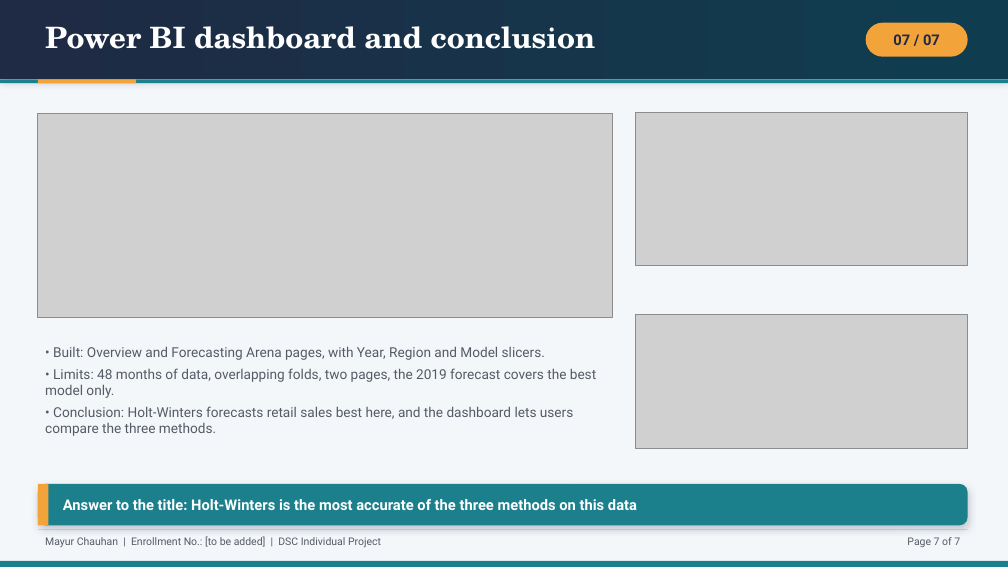
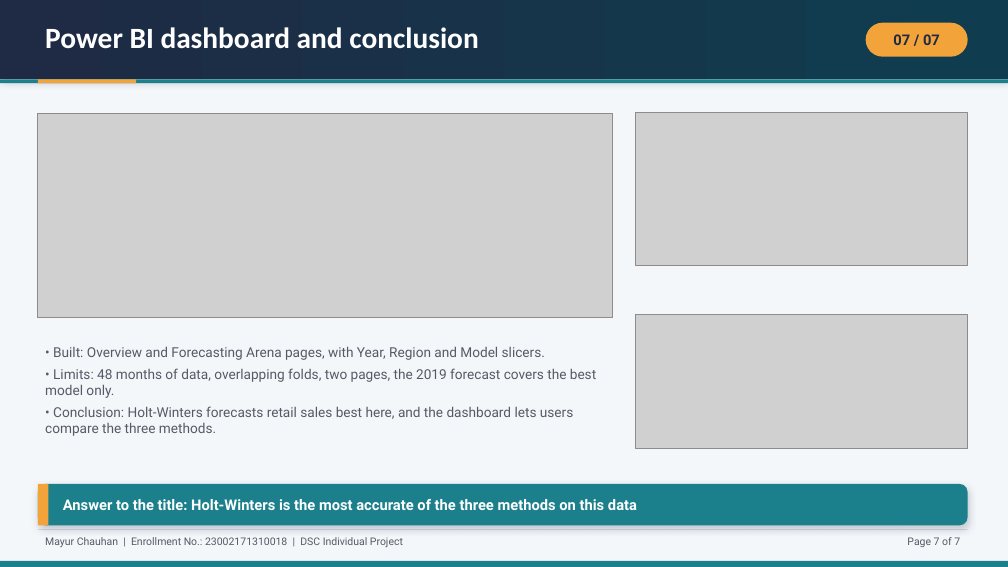
Before and after one commit to MayurChauhan-2950/Retail_Sales_Forecasting, a slide deck: slide 7 of presentation/Retail_Sales_Forecasting_Short.pptx. Drawn at 1008x567 pixels with LibreOffice and Linux fonts; fonts in the diff are those of the drawing; grey boxes stand for pictures. Boxes give left, top, right and bottom in pixels: in the first picture for what was removed or moved away, otherwise in the second. Text is boxed around its words. In the diff, an @@ line names an element or a change of style, - is before the commit and + after.

Commit message:
Update explainer (term glossary, viva checklist), deck design and details, README and Power BI status

```diff
--- a/presentation/Retail_Sales_Forecasting_Short.pptx
+++ b/presentation/Retail_Sales_Forecasting_Short.pptx
@@ text "Power BI dashboard and conclusion" at bbox=[45, 27, 478, 49]: font TeX Gyre Schola to Calibri @@
@@ text at bbox=[45, 537, 403, 547]: text changed @@
-Mayur Chauhan | Enrollment No.: [to be added] | DSC Individual Project
+Mayur Chauhan | Enrollment No.: 23002171310018 | DSC Individual Project
```
Also in this commit, not shown: 6 other slides changed, 8 other files.
